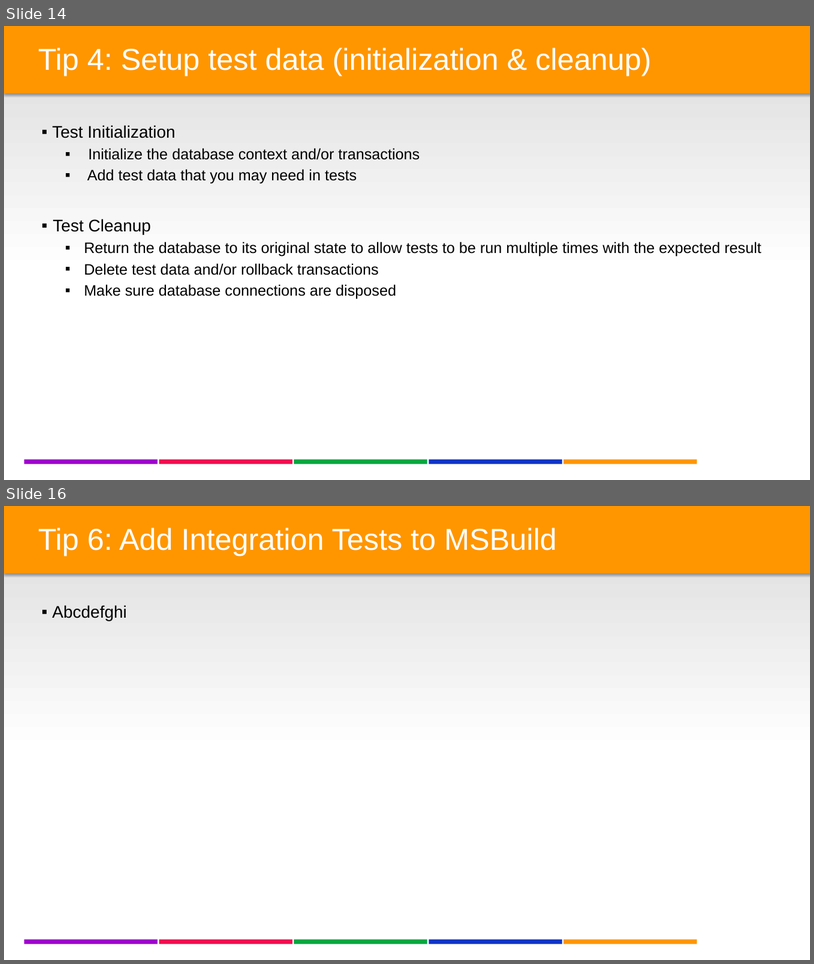
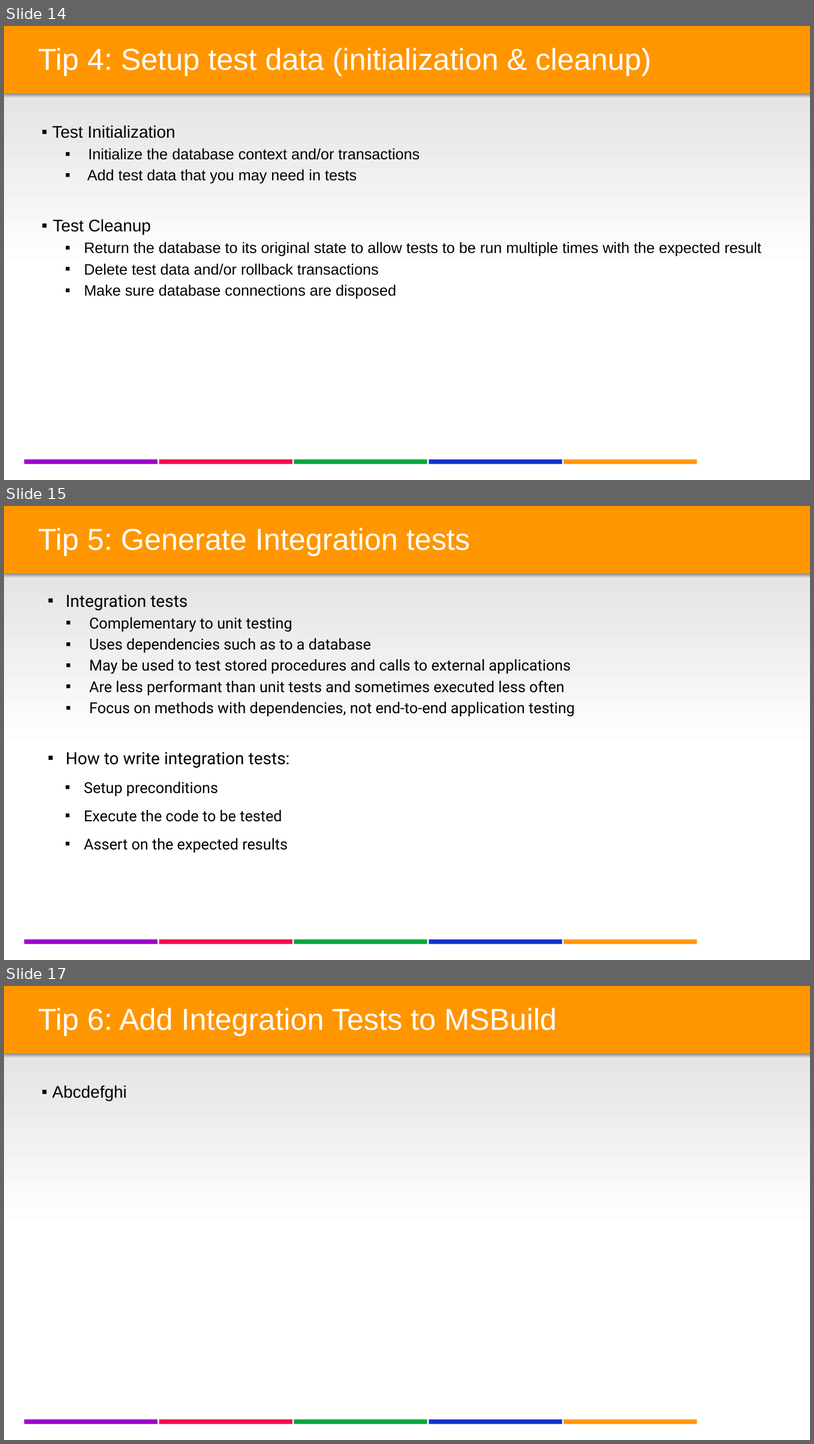
Before and after one commit to lgoldin/TestOrientedDevelopment, a slide deck: DesigningTestableApplications - Part II - DB Integration & Legacy Code.pptx. Shown one above the other, each under a label of ours: slides 14 and 16 before the commit, slides 14, 15 and 17 after it; the slides between them are not shown. The pictures are 814x964 and 814x1444 pixels, drawn with LibreOffice and Linux fonts; fonts in the diff are those of the drawing; background and template pictures are left out. Boxes give left, top, right and bottom in pixels: in the first picture for what was removed or moved away, otherwise in the second. Text is boxed around its words. In the diff, an @@ line names an element or a change of style, - is before the commit and + after.

```diff
--- a/DesigningTestableApplications - Part II - DB Integration & Legacy Code.pptx
+++ b/DesigningTestableApplications - Part II - DB Integration & Legacy Code.pptx
@@ slide 15 added at (4,506,810,960), background #FFFFFF; not listed: 7 template elements that a slide beside it also shows @@
@@ rectangle added at (4,506,810,573), fill #FF9600 @@
@@ text added at (38,528,470,556), 36 pt, text #FFFFFF @@
+Tip 5: Generate Integration tests
@@ text added at (66,595,575,852), 18 pt, text #000000 @@
+▪ Integration tests
+  ▪ Complementary to unit testing
+  ▪ Uses dependencies such as to a database
+  ▪ May be used to test stored procedures and calls to external applications
+  ▪ Are less performant than unit tests and sometimes executed less often
+  ▪ Focus on methods with dependencies, not end-to-end application testing
+▪ How to write integration tests:
+  ▪ Setup preconditions
+  ▪ Execute the code to be tested
+  ▪ Assert on the expected results
@@ what was slide 16 is now slide 17 @@
```
Also in this commit, not shown: 4 slides changed, 1 other slide added.
